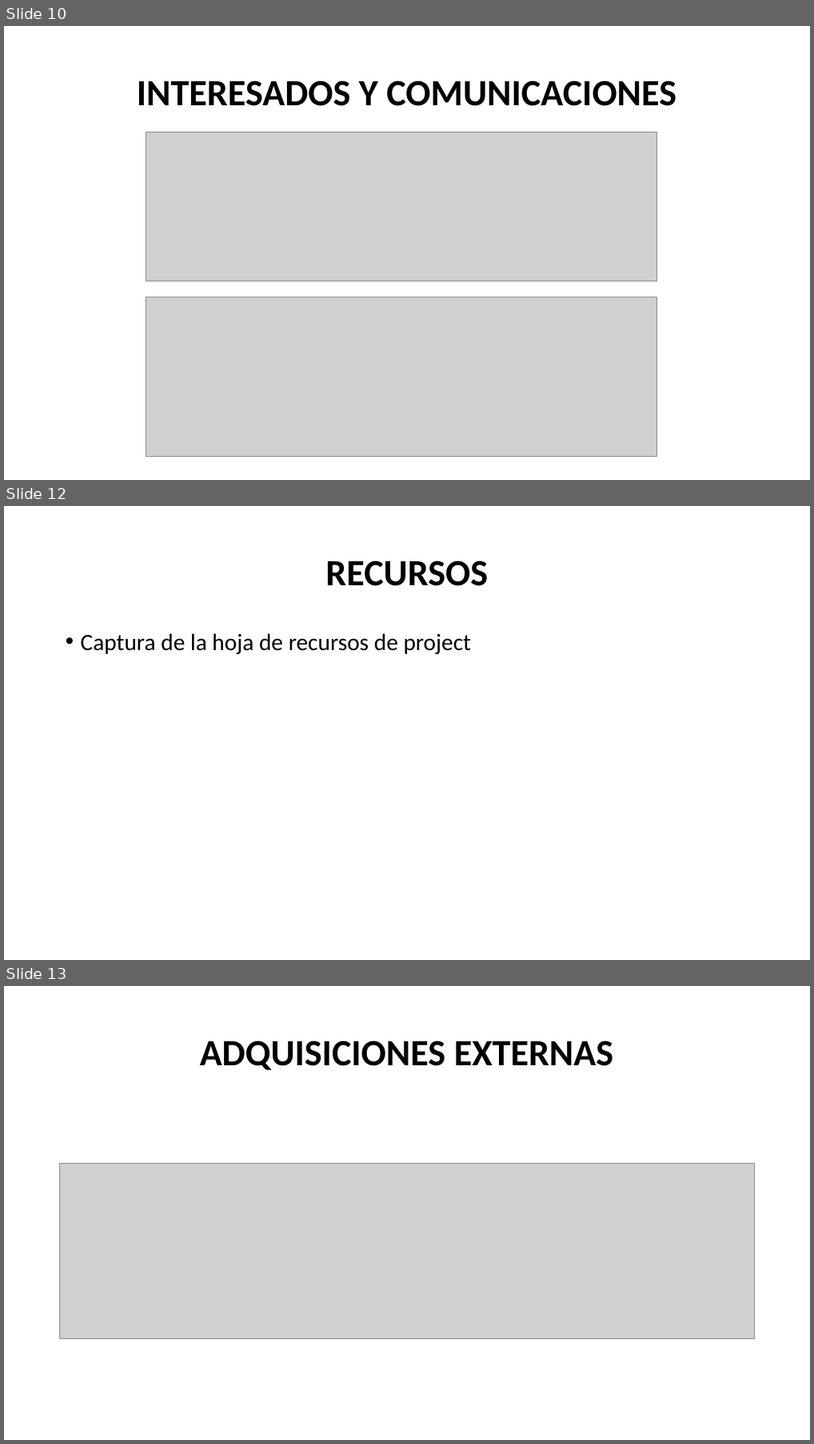
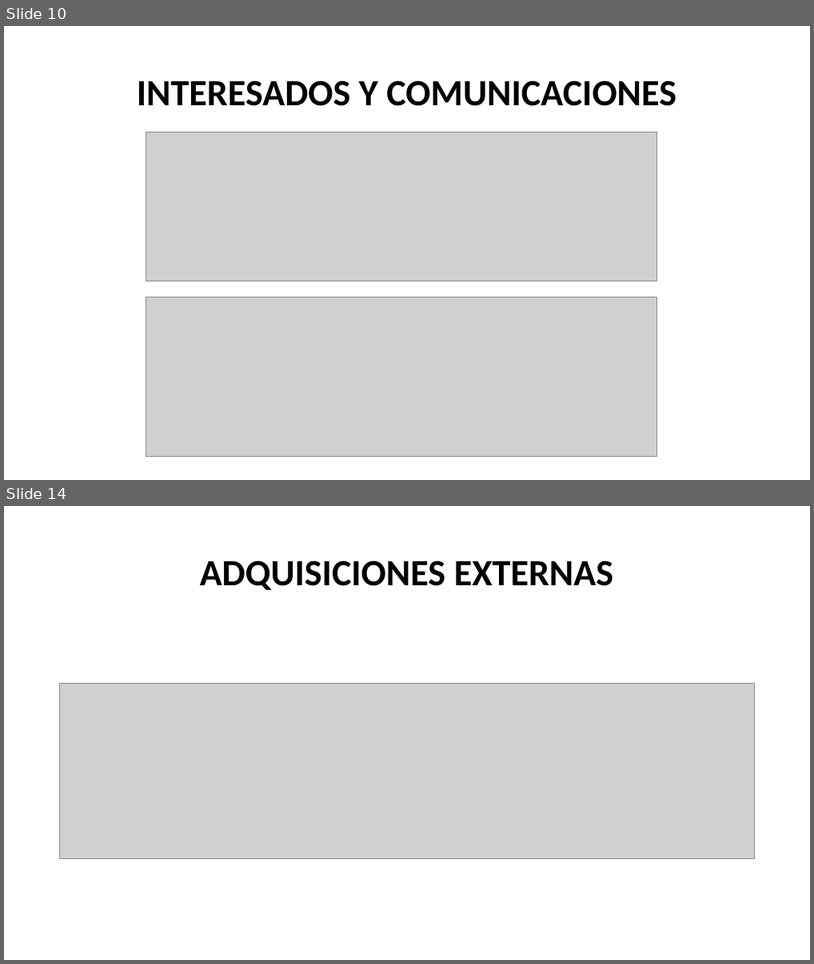
Before and after one commit to AlbertoGCID/XPED, a slide deck: CSMAG.pptx. Shown one above the other, each under a label of ours: slides 10, 12 and 13 before the commit, slides 10 and 14 after it; the slides between them are not shown. The pictures are 814x1444 and 814x964 pixels, drawn with LibreOffice and Linux fonts; fonts in the diff are those of the drawing; grey boxes stand for pictures. Boxes give left, top, right and bottom in pixels: in the first picture for what was removed or moved away, otherwise in the second. Text is boxed around its words. In the diff, an @@ line names an element or a change of style, - is before the commit and + after.

```diff
--- a/CSMAG.pptx
+++ b/CSMAG.pptx
@@ slide 12 removed at (4,506,810,960), background #FFFFFF @@
@@ title removed at (326,560,488,586) @@
-RECURSOS
@@ text removed at (81,633,472,654) @@
-• Captura de la hoja de recursos de project
@@ what was slide 13 is now slide 14 @@
```
Also in this commit, not shown: 2 slides changed, 2 slides added.
